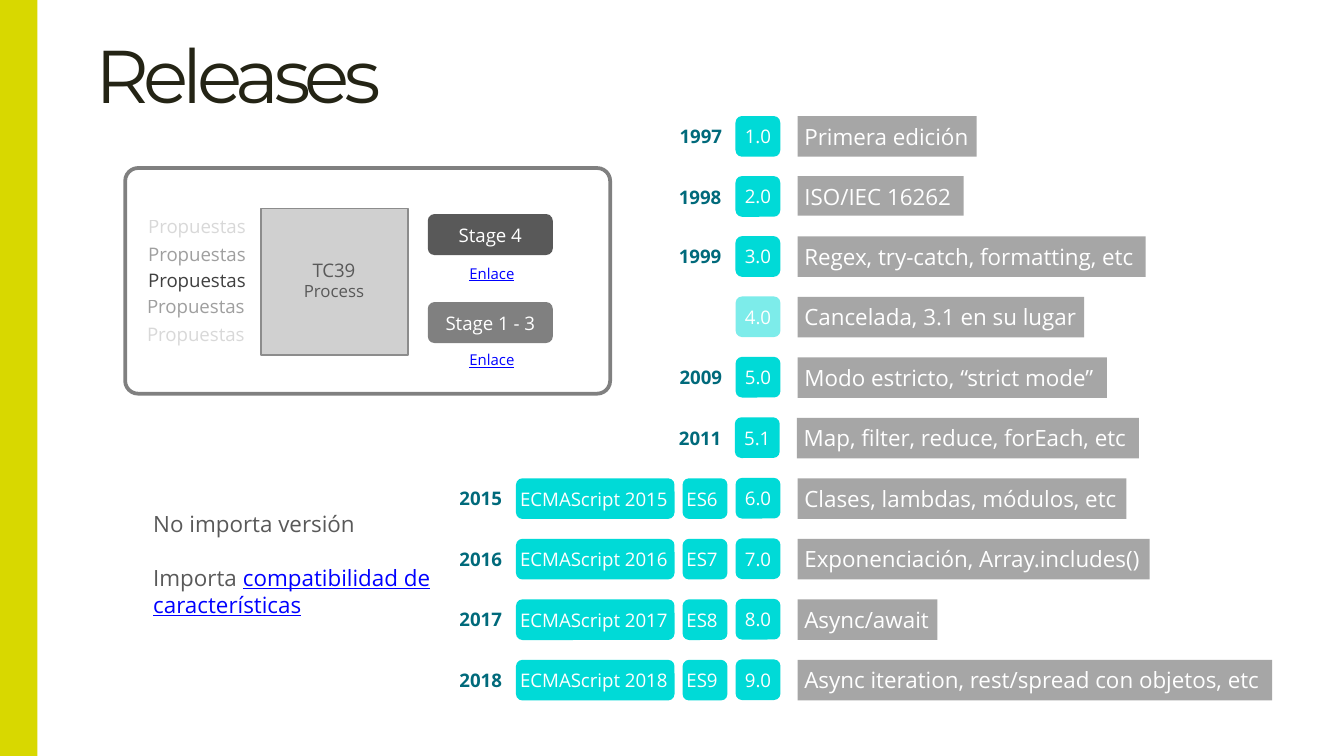
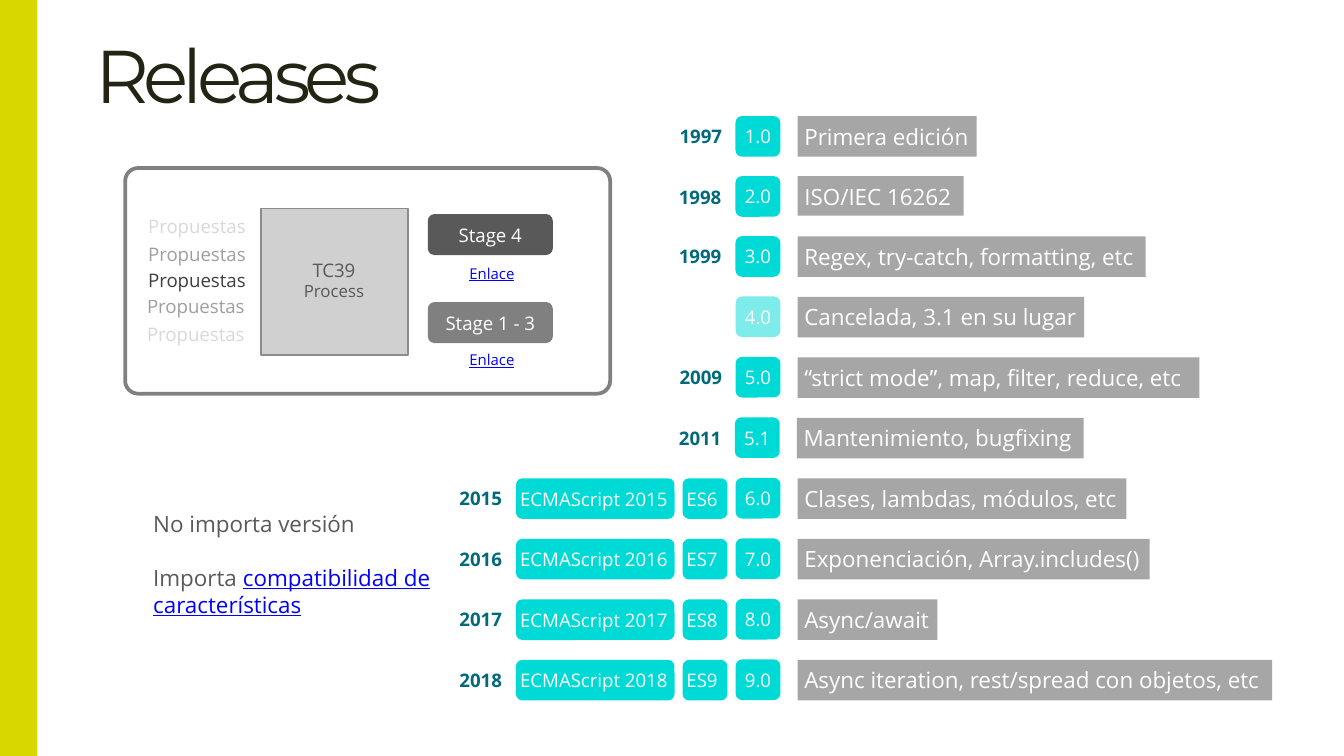
Before and after one commit to DillonGru28/Master-Frontend-Lemon, a slide deck: slide 5 of 02-languages/01-teoria/01 Introducción a Javascript.pptx. Drawn at 1344x756 pixels with LibreOffice and Linux fonts; fonts in the diff are those of the drawing; grey boxes stand for pictures; background and template pictures are left out. Boxes give left, top, right and bottom in pixels: in the first picture for what was removed or moved away, otherwise in the second. Text is boxed around its words. In the diff, an @@ line names an element or a change of style, - is before the commit and + after.

Commit message:
fix typo in slides

```diff
--- a/02-languages/01-teoria/01 Introducción a Javascript.pptx
+++ b/02-languages/01-teoria/01 Introducción a Javascript.pptx
@@ rectangle "“strict mode”, map, filter, reduce, ...": place and size @@
-rectangle "“strict mode”, map, filter, reduce, ..." at <box>798,358,1107,398</box>
+rectangle "“strict mode”, map, filter, reduce, ..." at <box>798,358,1200,398</box>
@@ text in rectangle at <box>804,369,1181,391</box>: text changed @@
-Modo estricto, “strict mode”
+“strict mode”, map, filter, reduce, etc
@@ rectangle "Mantenimiento, bugfixing": place and size @@
-rectangle "Mantenimiento, bugfixing" at <box>797,418,1138,458</box>
+rectangle "Mantenimiento, bugfixing" at <box>797,418,1083,458</box>
@@ text in rectangle at <box>804,429,1071,451</box>: text changed @@
-Map, filter, reduce, forEach, etc
+Mantenimiento, bugfixing
```
